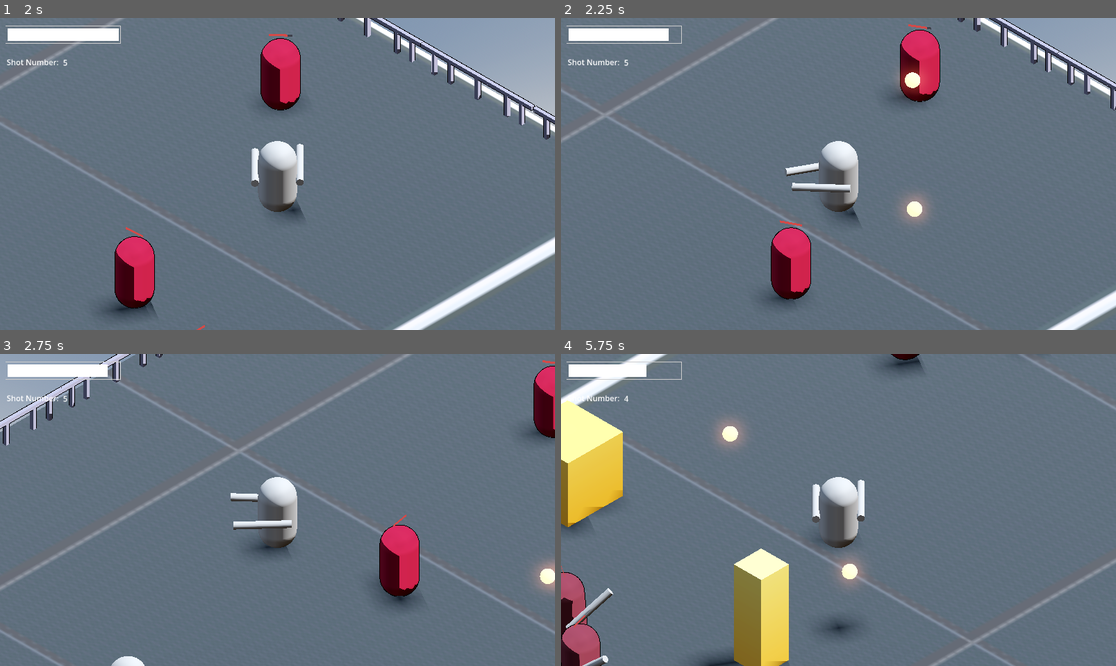
Above: before the commit, frames 1-4 (two rows, left to right).
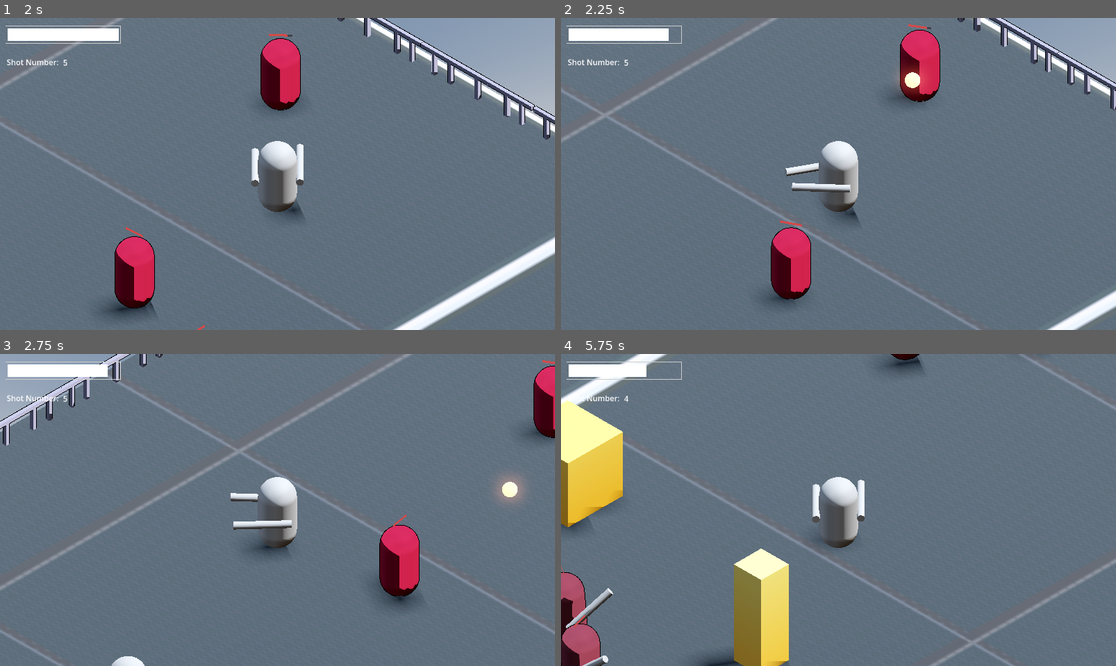
Above: after the commit, the same moments.

Repository: yashGhela/blame
Game: Godot game, scene res://levels/lab.tscn
Same seed, same stepped clock (60 frames per second), same inputs: the game is played once before the commit and once after it. The project has no main scene, so this scene is started directly.
Inputs (mouse positions are in pixels of both pictures, inside the frame that each line leads up to):
- Up to frame 1 (2 s): move the mouse to (249, 236) at 0.52 s; hold W (forward) from 0.53 s (still down); right-click (249, 236) at 0.6 s; tap Space (jump) at 0.77, 1.52 s; move the mouse to (444, 220) at 1.27 s; tap F (fire) at 1.35 s
- Up to frame 2 (2.25 s): move the mouse to (672, 127) at 2.02 s; release W (forward) at 2.03 s; hold A (left) from 2.03 s (still down); click (672, 127) at 2.1 s
- Up to frame 3 (2.75 s): keep holding A (left)
- Up to frame 4 (5.75 s): move the mouse to (866, 510) at 2.77 s; tap E (interact) at 2.85 s; tap Space (jump) at 3.02, 3.77, 4.52 s; move the mouse to (755, 432) at 3.52 s; release A (left) at 3.53 s; hold S (back) 3.53-4.28 s; tap Q (snap) at 3.6 s; move the mouse to (960, 494) at 4.27 s; hold D (right) 4.28-5.03 s; right-click (960, 494) at 4.35 s; move the mouse to (727, 525) at 5.02 s; hold W (forward) from 5.03 s (still down); tap F (fire) at 5.1 s

Frame 1 is identical in both runs. In frame 2, 0.4% of the frame differs, in the area x 61-67%, y 56-66%; in frame 3, 0.7%; in frame 4, 1.0%, in the area x 27-55%, y 20-91%.

Commit message:
game is peak just need to fix dequeue., later tho

Diff:
--- a/scripts/striker_shot.gd
+++ b/scripts/striker_shot.gd
@@ -6,5 +6,7 @@
 		print("hitting player")
 		body.health-=10
 
-#func _ready() -> void:
-	#get_tree().create_timer(2.0).timeout.connect(func():queue_free())
+		queue_free()
+
+func _ready() -> void:
+	get_tree().create_timer(2.0).timeout.connect(func():queue_free())
